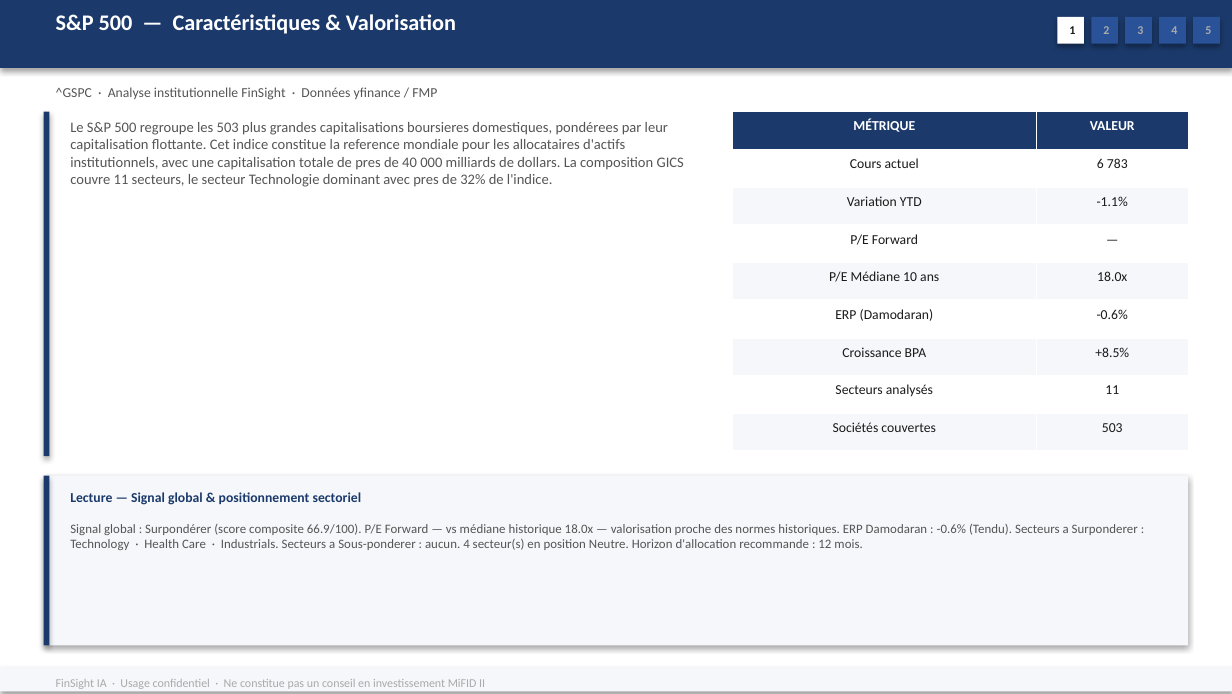
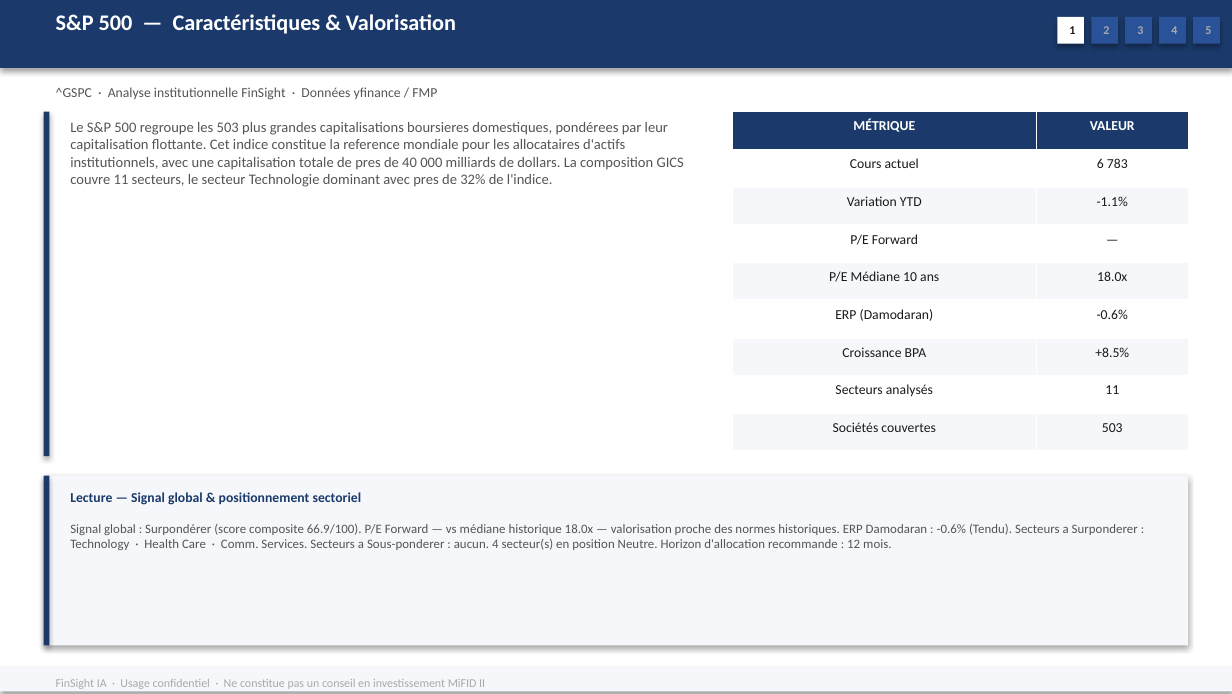
Before and after one commit to baptistejeh07-art/finsight-ia, a slide deck: slide 5 of preview/indice_SP_500/indice_SP_500.pptx. Drawn at 1232x694 pixels with LibreOffice and Linux fonts; fonts in the diff are those of the drawing. Boxes give left, top, right and bottom in pixels: in the first picture for what was removed or moved away, otherwise in the second. Text is boxed around its words. In the diff, an @@ line names an element or a change of style, - is before the commit and + after.

```diff
--- a/preview/indice_SP_500/indice_SP_500.pptx
+++ b/preview/indice_SP_500/indice_SP_500.pptx
@@ text at [70,524,1138,550]: text changed @@
-Signal global : Surpondérer (score composite 66.9/100). P/E Forward — vs médiane historique 18.0x — valorisation proche des normes historiques. ERP Damodaran : -0.6% (Tendu). Secteurs a Surponderer : Technology · Health Care · Industrials. Secteurs a Sous-ponderer : aucun. 4 secteur(s) en position Neutre. Horizon d'allocation recommande : 12 mois.
+Signal global : Surpondérer (score composite 66.9/100). P/E Forward — vs médiane historique 18.0x — valorisation proche des normes historiques. ERP Damodaran : -0.6% (Tendu). Secteurs a Surponderer : Technology · Health Care · Comm. Services. Secteurs a Sous-ponderer : aucun. 4 secteur(s) en position Neutre. Horizon d'allocation recommande : 12 mois.
```
Also in this commit, not shown: 2 other slides changed, 1 other file.
